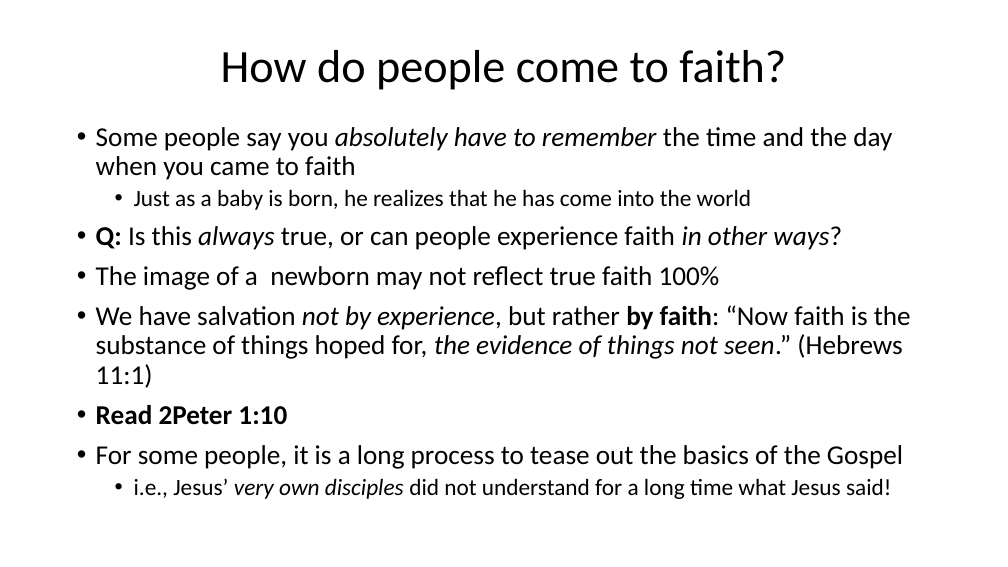
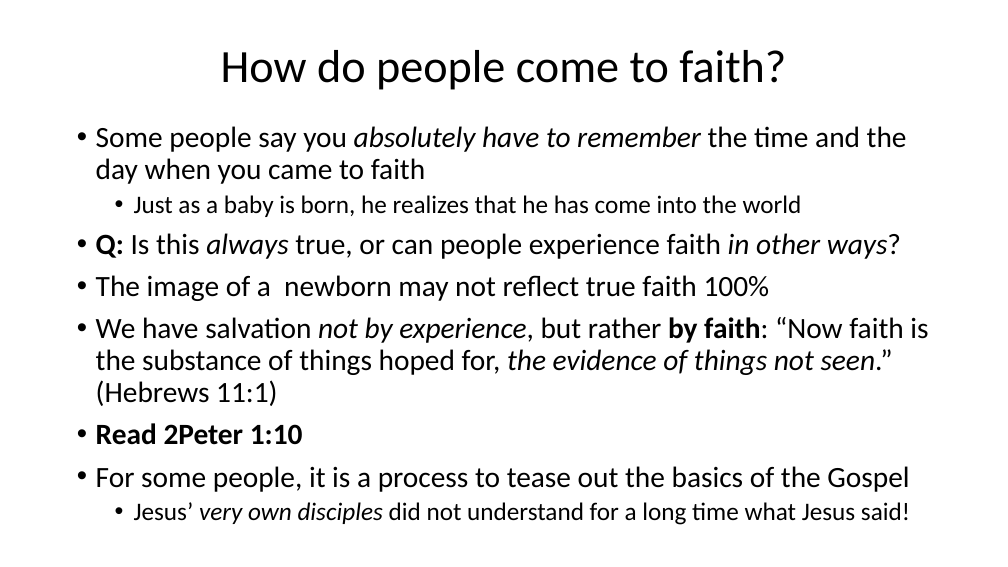
Before and after one commit to csmatyi/calvary_sunday_school, a slide deck: slide 15 of WSC85-88_211205.pptx. Drawn at 1008x567 pixels with LibreOffice and Linux fonts; fonts in the diff are those of the drawing. Boxes give left, top, right and bottom in pixels: in the first picture for what was removed or moved away, otherwise in the second. Text is boxed around its words. In the diff, an @@ line names an element or a change of style, - is before the commit and + after.

```diff
--- a/WSC85-88_211205.pptx
+++ b/WSC85-88_211205.pptx
@@ text at [96,126,928,445]: size 25.9 to 28 pt in "Some people say you absolutely have to ...", "Q: Is this always true, or can ...", "The image of a newborn may not ...", "We have salvation not by experience, but ..." and 1 more places; size 22.2 to 24 pt in "Just as a baby is born, he ..." @@
@@ text at [96,466,910,525]: text changed; size 22.2 to 24 pt @@
-• For some people, it is a long process to tease out the basics of the Gospel
-  • i.e., Jesus’ very own disciples did not understand for a long time what Jesus said!
+• For some people, it is a process to tease out the basics of the Gospel
+  • Jesus’ very own disciples did not understand for a long time what Jesus said!
```
Also in this commit, not shown: 5 other slides changed.
